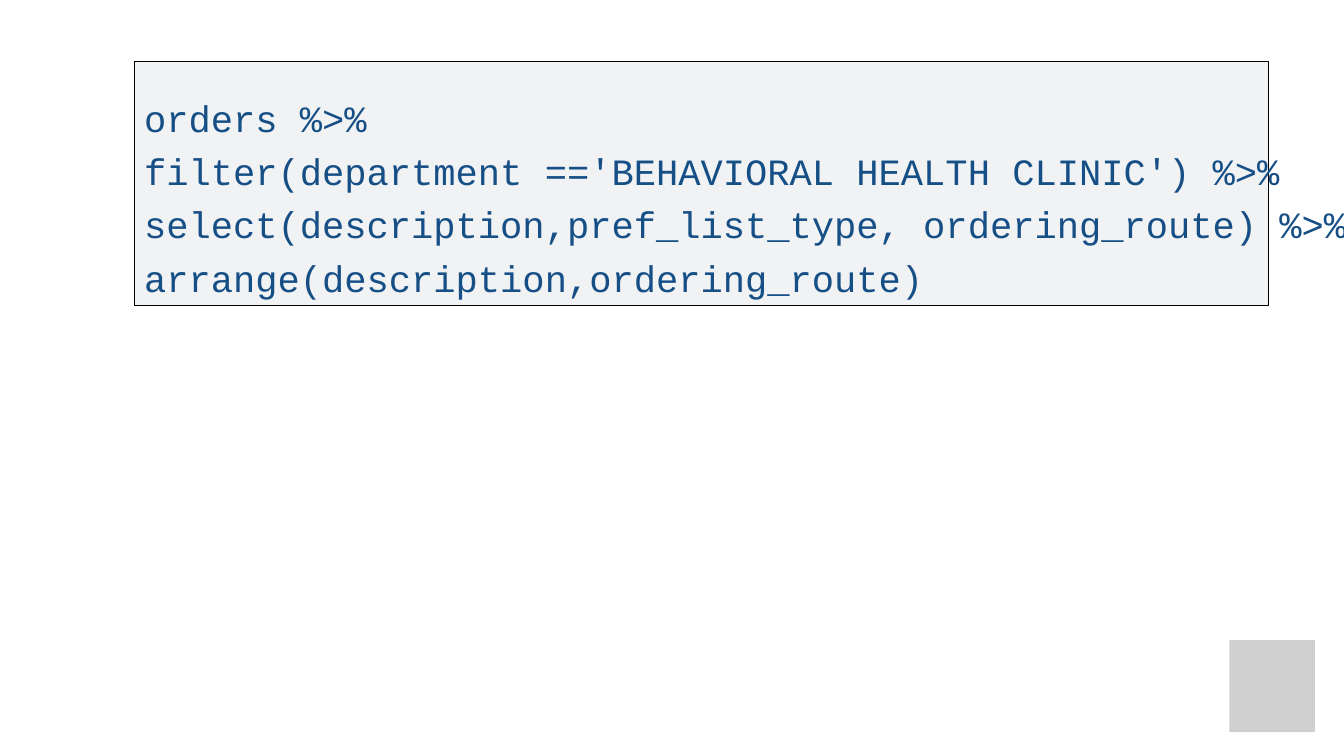
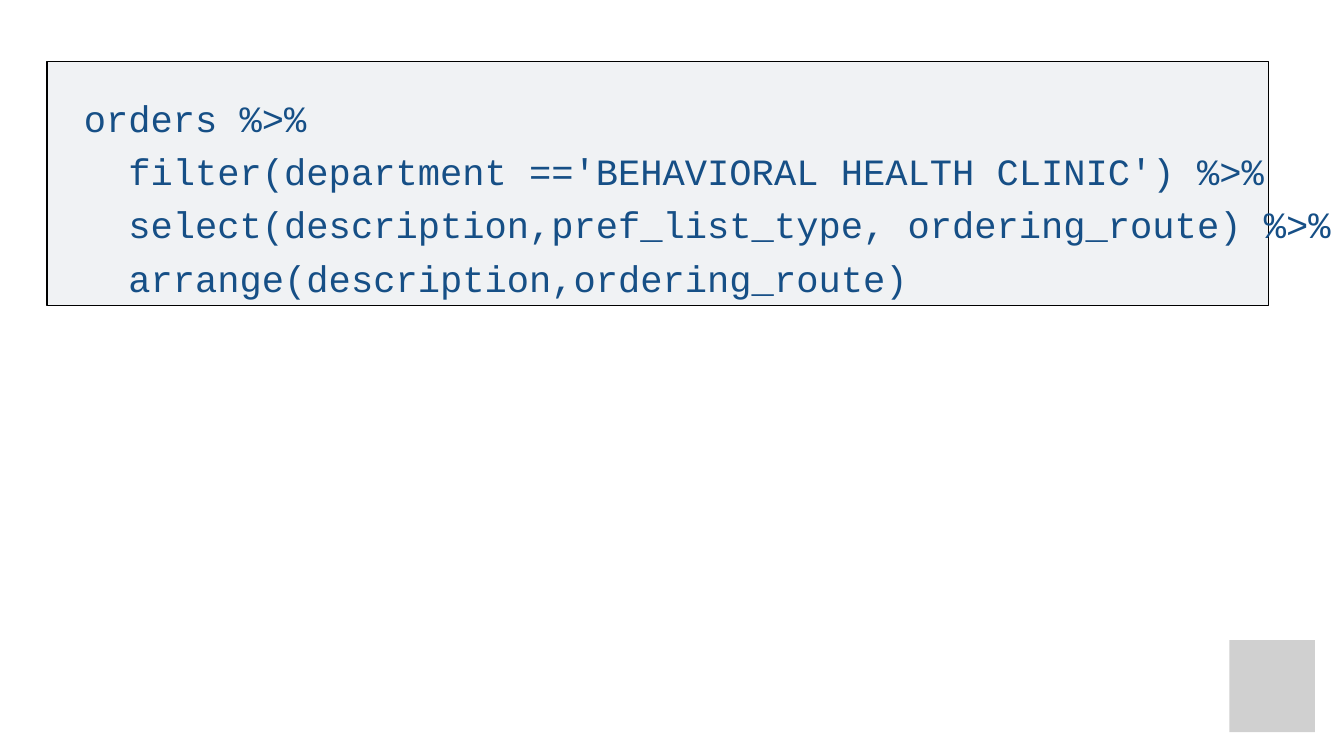
Before and after one commit to amromeo/api_r2020, a slide deck: slide 55 of 03 - Transform.pptx. Drawn at 1344x756 pixels with LibreOffice and Linux fonts; fonts in the diff are those of the drawing; grey boxes stand for pictures. Boxes give left, top, right and bottom in pixels: in the first picture for what was removed or moved away, otherwise in the second. Text is boxed around its words. In the diff, an @@ line names an element or a change of style, - is before the commit and + after.

```diff
--- a/03 - Transform.pptx
+++ b/03 - Transform.pptx
@@ freeform shape: place and size @@
-freeform shape at <box>134,62,1269,306</box>
+freeform shape at <box>47,62,1269,306</box>
@@ freeform shape: place and size @@
-freeform shape at <box>134,62,1269,306</box>
+freeform shape at <box>47,62,1269,306</box>
@@ text "orders %>%": place and size @@
-text "orders %>%" at <box>144,105,1257,300</box>
+text "orders %>%" at <box>84,105,1242,300</box>
@@ text at <box>128,159,1242,300</box>: text changed @@
-filter(department =='BEHAVIORAL HEALTH CLINIC') %>% select(description,pref_list_type, ordering_route) %>% arrange(description,ordering_route)
+filter(department =='BEHAVIORAL HEALTH CLINIC') %>%
+select(description,pref_list_type, ordering_route) %>%
+arrange(description,ordering_route)
```
Also in this commit, not shown: 10 slides added.
